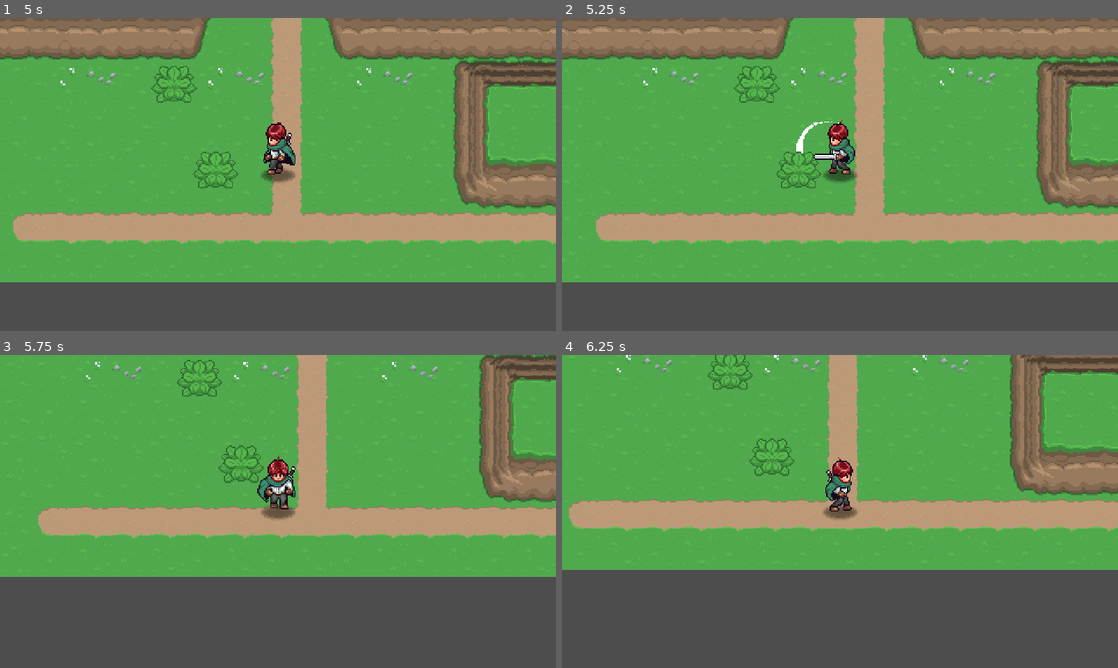
Above: before the commit, frames 1-4 (two rows, left to right).
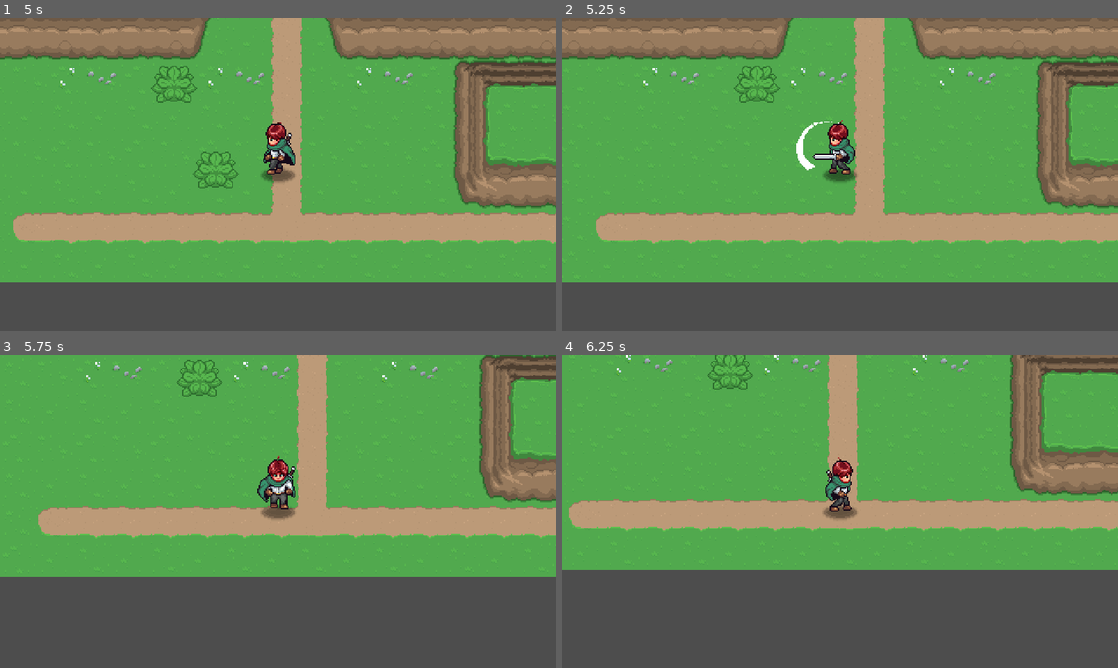
Above: after the commit, the same moments.

Repository: huxiaoou/tutorial-aarpg-2d-michael-gamse-yt
Game: Godot game, scene res://scenes/playground.tscn
Same seed, same stepped clock (60 frames per second), same inputs: the game is played once before the commit and once after it.
Inputs:
- Up to frame 1 (5 s): hold D (right) 0.53-1.28 s; hold Z (attack) 0.53-1.28 s; hold S (down) 1.28-2.03 s; tap Z (attack) at 1.35, 2.85, 4.35 s; hold D (right) 2.03-2.78 s; hold Z (attack) 2.03-2.78 s; hold W (up) 2.78-3.53 s; hold Z (attack) 3.53-4.28 s; hold A (left) from 3.53 s (still down)
- Up to frame 2 (5.25 s): release A (left) at 5.03 s; hold S (down) from 5.03 s (still down); hold Z (attack) from 5.03 s (still down)
- Up to frame 3 (5.75 s): keep holding S (down); keep holding Z (attack)
- Up to frame 4 (6.25 s): release S (down) at 5.78 s; release Z (attack) at 5.78 s; hold D (right) from 5.78 s (still down); tap Z (attack) at 5.85 s

Frame 1 is identical in both runs. In frame 2, 0.2% of the frame differs, in the area x 38-47%, y 42-55%; in frame 3, 0.2%; in frame 4, 0.2%.

Commit message:
Adjust the mechanism of player hurtbox

Diff:
--- a/Player/Scripts/player_interactions_host.gd
+++ b/Player/Scripts/player_interactions_host.gd
@@ -2,10 +2,14 @@
 
 @onready var player: Player = $".."
 
+var hurtbox_position_dn: Vector2 = Vector2(0, 10)
+var hurtbox_position_up: Vector2 = Vector2(0, -40)
+var hurtbox_position_lt: Vector2 = Vector2(-18, -20)
+var hurtbox_position_rt: Vector2 = Vector2(18, -20)
 
 # Called when the node enters the scene tree for the first time.
 func _ready() -> void:
-	player.DirectionChanged.connect(UpdateDirection)
+	player.DirectionChanged.connect(UpdatePosition)
 
 
 func UpdateDirection(new_direction: Vector2) -> void:
@@ -20,3 +24,16 @@
 			rotation_degrees = 270
 		_:
 			rotation_degrees = 0
+
+func UpdatePosition(new_direction: Vector2) -> void:
+	match new_direction:
+		Vector2.DOWN:
+			position = hurtbox_position_dn
+		Vector2.UP:
+			position = hurtbox_position_up
+		Vector2.LEFT:
+			position = hurtbox_position_lt
+		Vector2.RIGHT:
+			position = hurtbox_position_rt
+		_:
+			rotation_degrees = 0
--- a/Player/player.tscn
+++ b/Player/player.tscn
@@ -492,7 +492,7 @@
 script = ExtResource("10_apopc")
 
 [node name="HurtBox" parent="Interactions" instance=ExtResource("10_x3vf3")]
-position = Vector2(0, 5)
+position = Vector2(0, 10)
 collision_mask = 256
 monitoring = false
 
